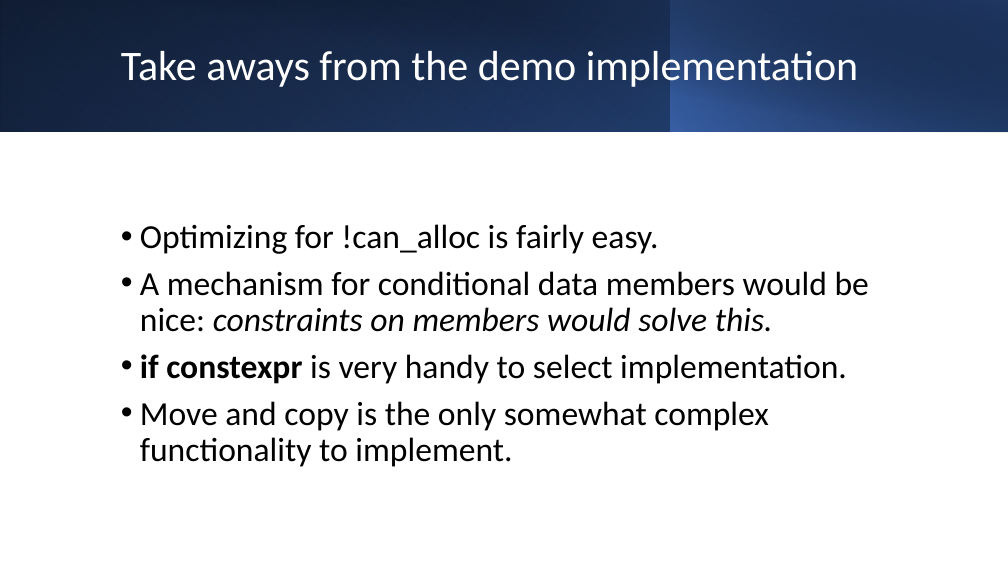
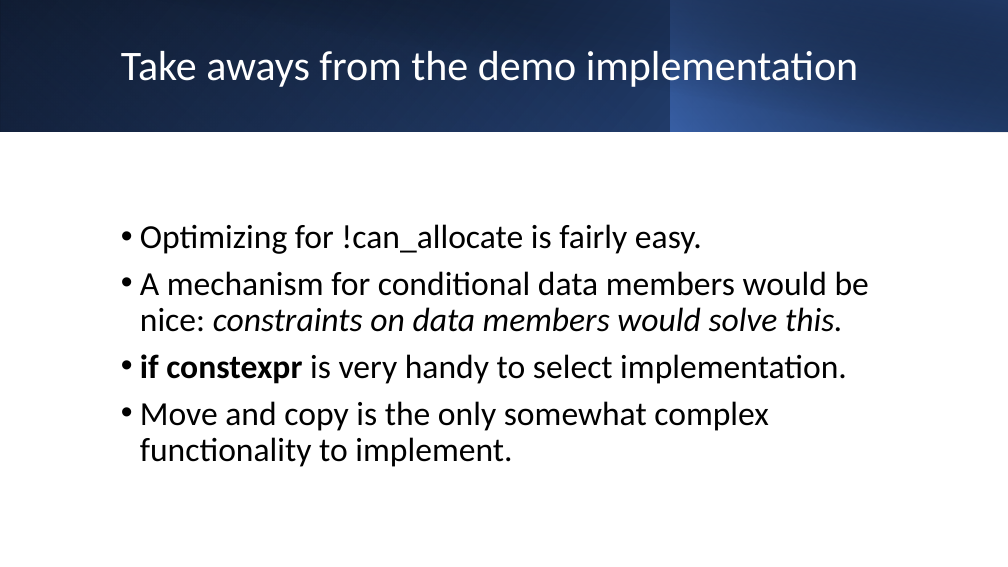
Before and after one commit to BengtGustafsson/isocpp-proposals, a slide deck: slide 11 of P2667-VectorAllocatorForSBO/VectorAllocatorPresentation.pptx (slide 9 before the commit). Drawn at 1008x567 pixels with LibreOffice and Linux fonts; fonts in the diff are those of the drawing. Boxes give left, top, right and bottom in pixels: in the first picture for what was removed or moved away, otherwise in the second. Text is boxed around its words. In the diff, an @@ line names an element or a change of style, - is before the commit and + after.

```diff
--- a/P2667-VectorAllocatorForSBO/VectorAllocatorPresentation.pptx
+++ b/P2667-VectorAllocatorForSBO/VectorAllocatorPresentation.pptx
@@ text at <box>140,224,869,332</box>: text changed @@
-• Optimizing for !can_alloc is fairly easy.
-• A mechanism for conditional data members would be nice: constraints on members would solve this.
+• Optimizing for !can_allocate is fairly easy.
+• A mechanism for conditional data members would be nice: constraints on data members would solve this.
```
Also in this commit, not shown: 6 other slides changed, 2 slides added, 2 other files.
